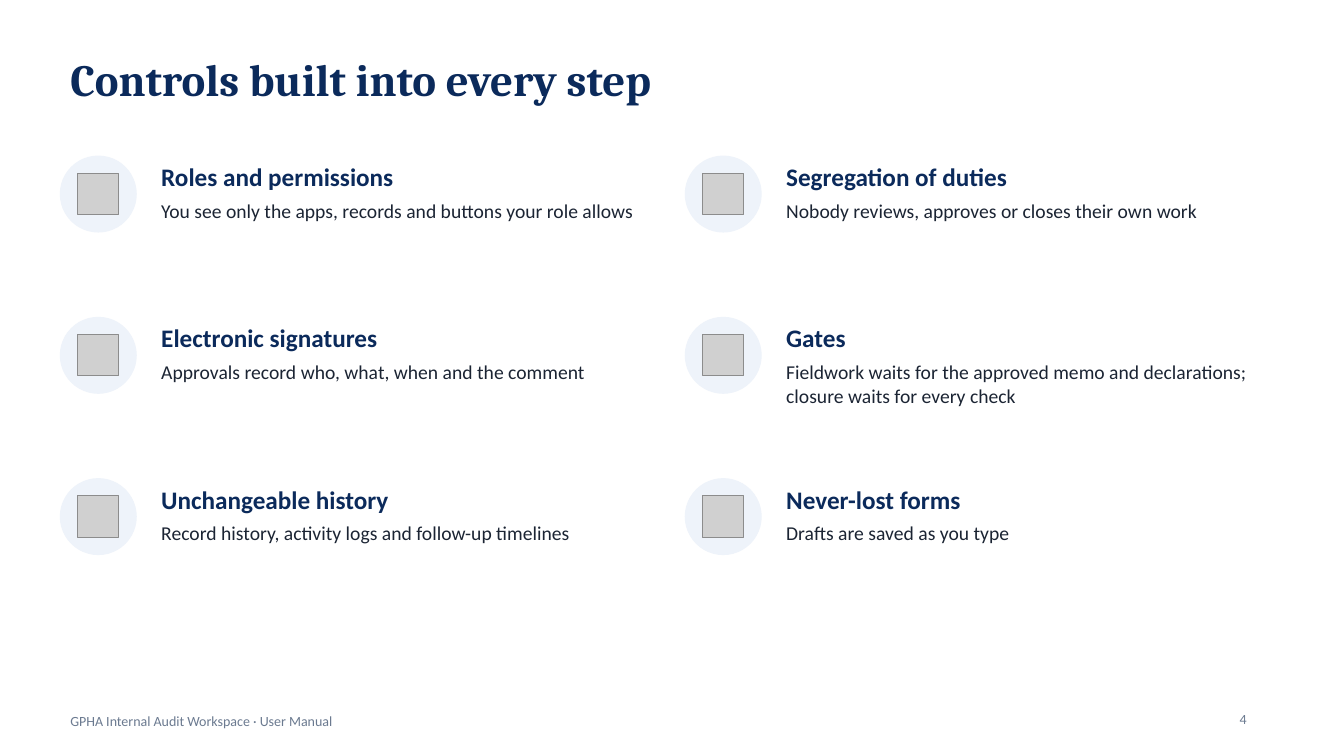
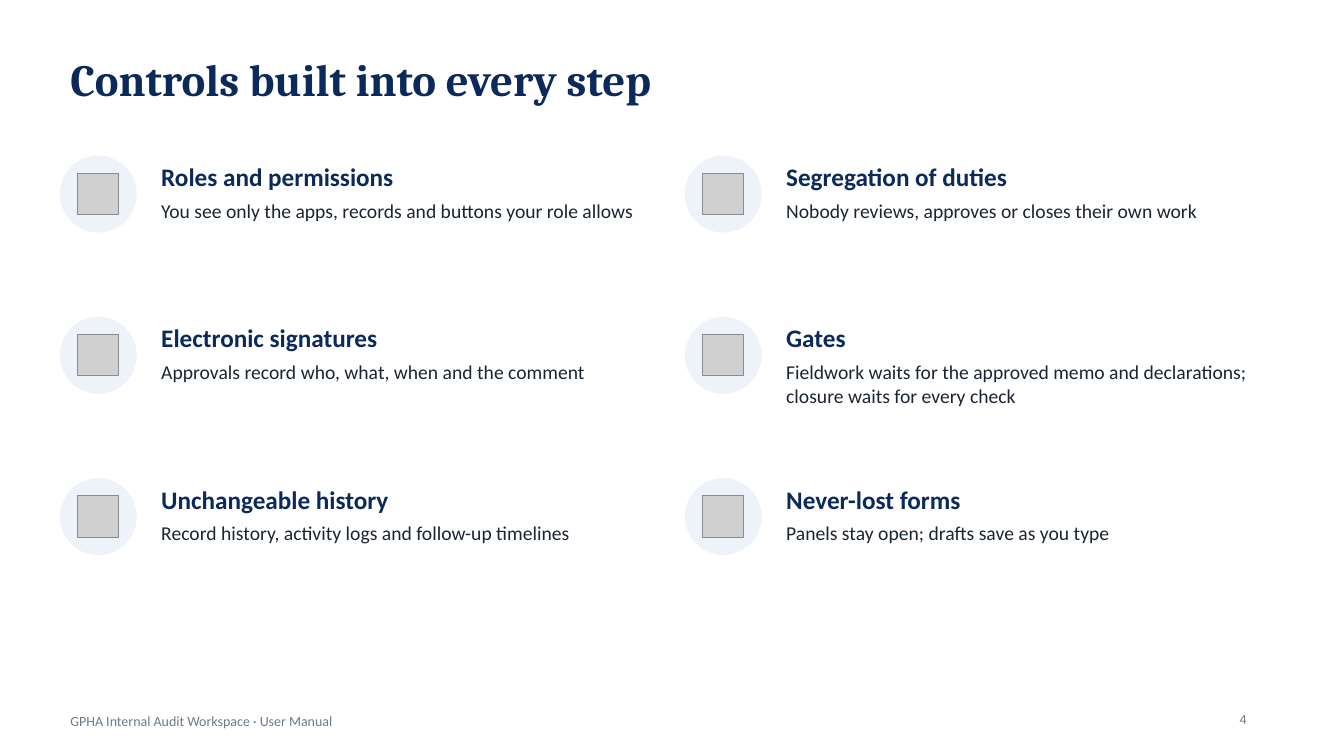
Before and after one commit to kotcdw/GPHAIAWORKSPACE, a slide deck: slide 4 of docs/Usermanual.pptx. Drawn at 1344x756 pixels with LibreOffice and Linux fonts; fonts in the diff are those of the drawing; grey boxes stand for pictures. Boxes give left, top, right and bottom in pixels: in the first picture for what was removed or moved away, otherwise in the second. Text is boxed around its words. In the diff, an @@ line names an element or a change of style, - is before the commit and + after.

```diff
--- a/docs/Usermanual.pptx
+++ b/docs/Usermanual.pptx
@@ text at <box>786,526,1110,543</box>: text changed @@
-Drafts are saved as you type
+Panels stay open; drafts save as you type
```
Also in this commit, not shown: 1 other slide changed, 22 other files.
